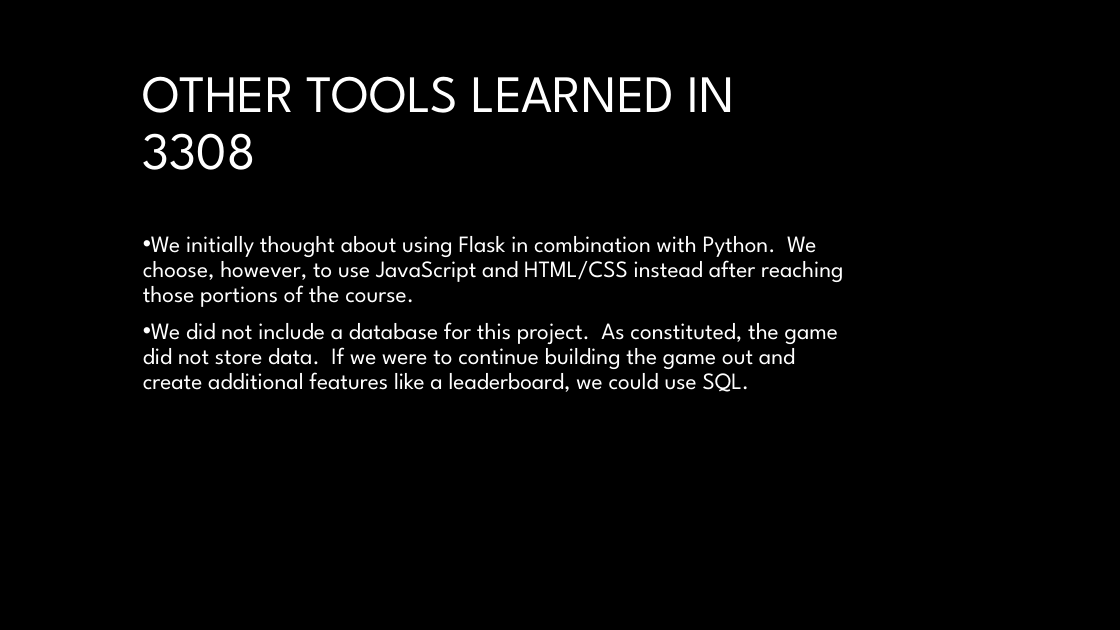
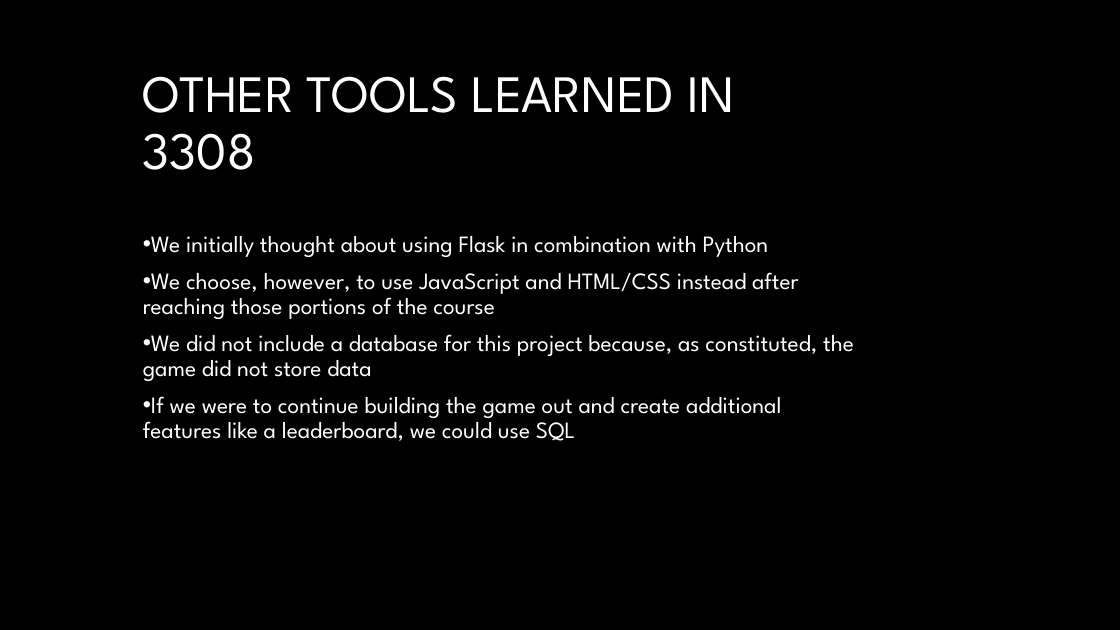
Before and after one commit to rodu4835/Heroku_App_Deployment, a slide deck: slide 14 of CSPB 3308 - Presentation PPT.pptx. Drawn at 1120x630 pixels with LibreOffice and Linux fonts; fonts in the diff are those of the drawing; background and template pictures are left out. Boxes give left, top, right and bottom in pixels: in the first picture for what was removed or moved away, otherwise in the second. Text is boxed around its words. In the diff, an @@ line names an element or a change of style, - is before the commit and + after.

```diff
--- a/CSPB 3308 - Presentation PPT.pptx
+++ b/CSPB 3308 - Presentation PPT.pptx
@@ subtitle at (143, 236, 854, 441): text changed @@
-• We initially thought about using Flask in combination with Python. We choose, however, to use JavaScript and HTML/CSS instead after reaching those portions of the course.
-• We did not include a database for this project. As constituted, the game did not store data. If we were to continue building the game out and create additional features like a leaderboard, we could use SQL.
+• We initially thought about using Flask in combination with Python
+• We choose, however, to use JavaScript and HTML/CSS instead after reaching those portions of the course
+• We did not include a database for this project because, as constituted, the game did not store data
+• If we were to continue building the game out and create additional features like a leaderboard, we could use SQL
```
Also in this commit, not shown: 2 other slides changed, 4 slides added, 1 slide removed.
